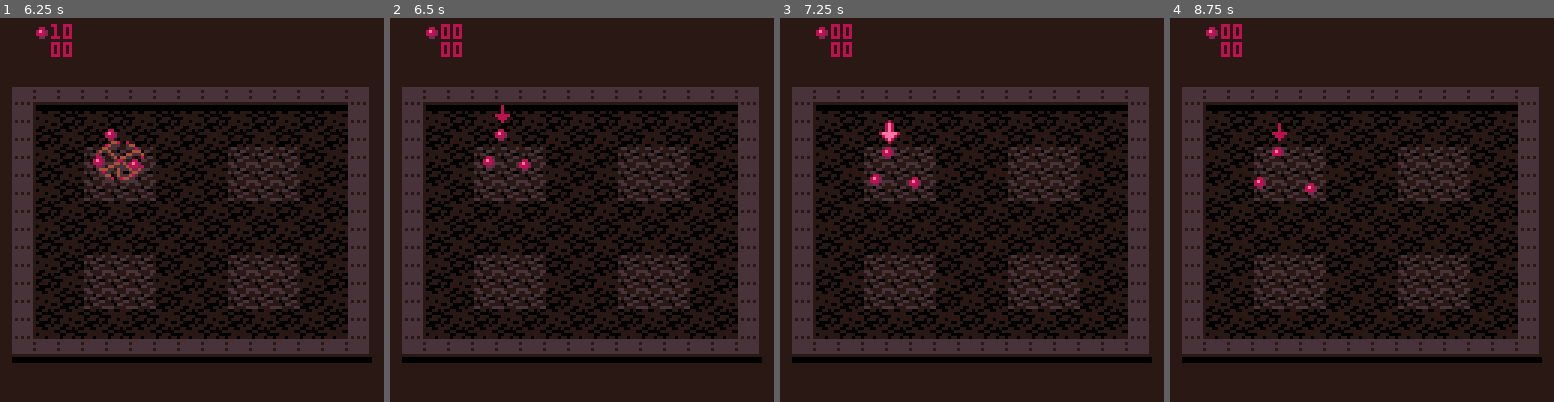
Above: before the commit, frames 1-4 (left to right).
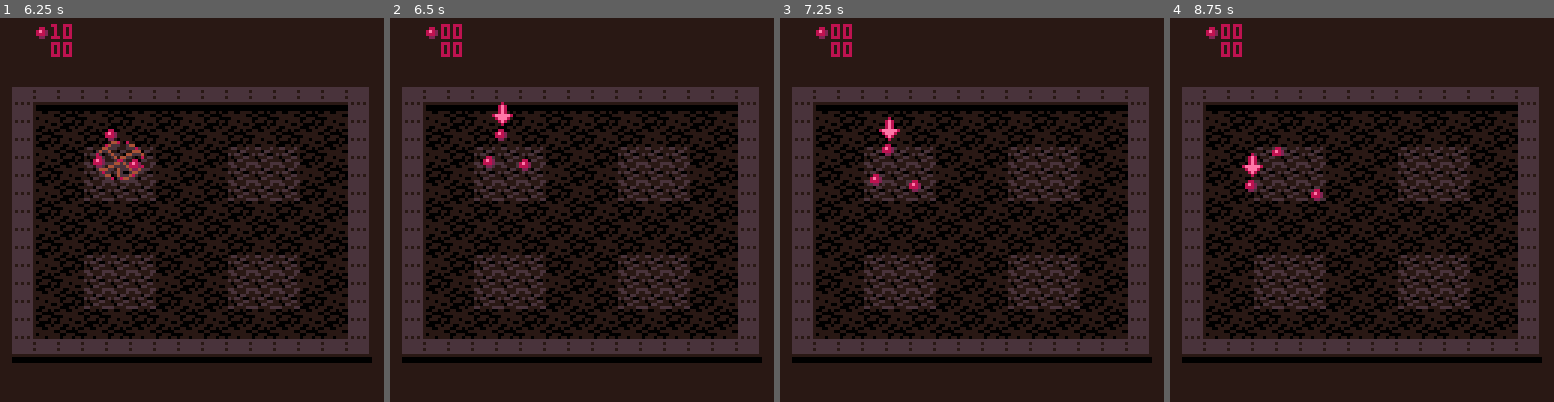
Above: after the commit, the same moments.

Repository: erwinbonsma/WhereToRootPico8
Game: PICO-8 cartridge wheretoroot.p8
Two runs of this game, one before a commit and one after it. Both use one fixed random seed, a clock stepped at 60 frames per second and the inputs below.
Inputs:
- Up to frame 1 (6.25 s): tap X (X key) at 0.33, 1.07, 1.85, 2.97, 4.08, 5.2 s; hold Right 1.6-2.1 s; hold Up 2.15-2.42 s; hold Right 2.47-3.03 s; hold Left 3.08-3.58 s; hold Down 3.63-3.97 s; hold Right 4.02-4.68 s; hold Up 4.73-5.03 s; hold Left 5.08-5.68 s; hold Down 5.73-6.03 s; hold Right from 6.08 s (still down)
- Up to frame 2 (6.5 s): keep holding Right; tap X (X key) at 6.32 s
- Up to frame 3 (7.25 s): release Right at 6.58 s; hold Right 6.63-7.13 s; hold Up from 7.18 s (still down)
- Up to frame 4 (8.75 s): tap X (X key) at 7.43, 8.55 s; release Up at 7.45 s; hold Right 7.5-8.07 s; hold Left 8.12-8.62 s; hold Down from 8.67 s (still down)

Frame 1 is identical in both runs. In frame 2, 0.2% of the frame differs, in the area x 26-33%, y 21-29%; in frame 3, 0.3%; in frame 4, 0.5%, in the area x 18-40%, y 27-48%.

Commit message:
Apply same can_root logic to all player types

Diff:
--- a/wheretoroot.p8
+++ b/wheretoroot.p8
@@ -1114,10 +1114,8 @@
  o.dx=dx
  o.dy=dy
  o.age=0
- o.growrate=(
-  0.04+rnd(0.02)
- )/frate
- o.speed=o.speed or 2
+ o.growrate=0.06/frate
+ o.speed=o.speed or 4
  o.moving=true
  o.selected=false
  o.anim=nil
@@ -1267,7 +1265,8 @@
 
  if self.selected then
   spr(
-   self:can_root() and 5 or 6,
+   self.player:can_root()
+   and 5 or 6,
    self.x-3,y-7
   )
  end
@@ -1555,6 +1554,7 @@
  o.seeds={}
  o.trees={}
  o.total_trees=0
+ o.root_cooldown=0
 
  return o
 end
@@ -1602,6 +1602,30 @@
  end
 
  return true
+end
+
+--returns true iff the player
+--is allowed to start a root
+--action (ignoring if current
+--seed can root)
+function player:can_root()
+ return self.root_cooldown<=0
+end
+
+function player:try_root(seed)
+ if (
+  self:can_root()
+  and seed:root()
+ ) then
+  self.root_cooldown=30
+  return true
+ end
+
+ return false
+end
+
+function player:update()
+ self.root_cooldown-=1
 end
 
 --human player
@@ -1710,10 +1734,7 @@
  dx,dy
 )
  local nxt=nil
- if (
-  self.selected!=nil and
-  not self.selected:is_rooting()
- ) then
+ if self:can_root() then
   nxt=self:_find_next(dx,dy)
  end
 
@@ -1727,6 +1748,8 @@
 end
 
 function hplayer:update()
+ player.update(self)
+
  if btnp(⬅️) then
   self:_try_move(-1,0)
  end
@@ -1742,7 +1765,9 @@
  if btnp(❎) then
   if (
    self.selected==nil or
-   not self.selected:root()
+   not self:try_root(
+    self.selected
+   )
   ) then
    sfx(13)
   end
@@ -1770,6 +1795,8 @@
 end
 
 function cplayer:update()
+ player.update(self)
+
  local ns=#self.seeds
  if (ns==0) return
 
@@ -1790,10 +1817,9 @@
    s.age>=self.root_age
    or not s.moving
    or s:approaching_water()
-  ) and s:root()
+  ) and self:try_root(s)
  ) then
   self:_nxt_rooting()
-  self.switch_count+=30
  end
 end
 
